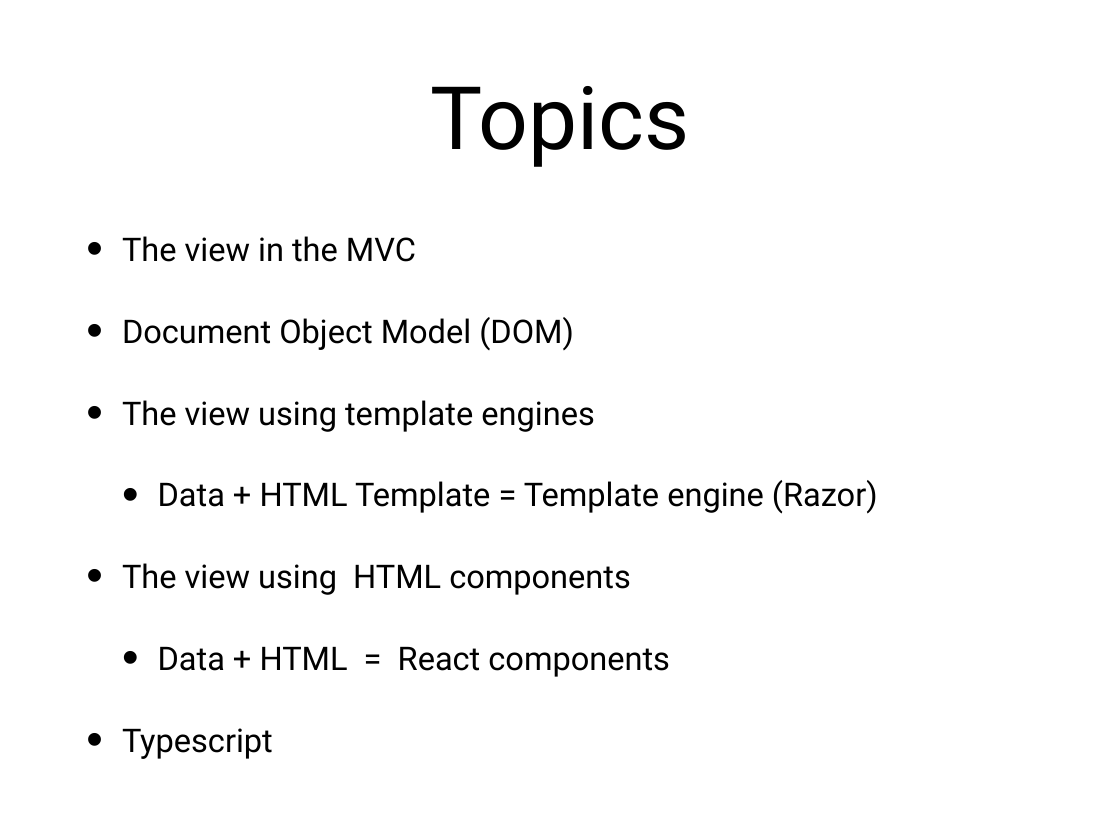
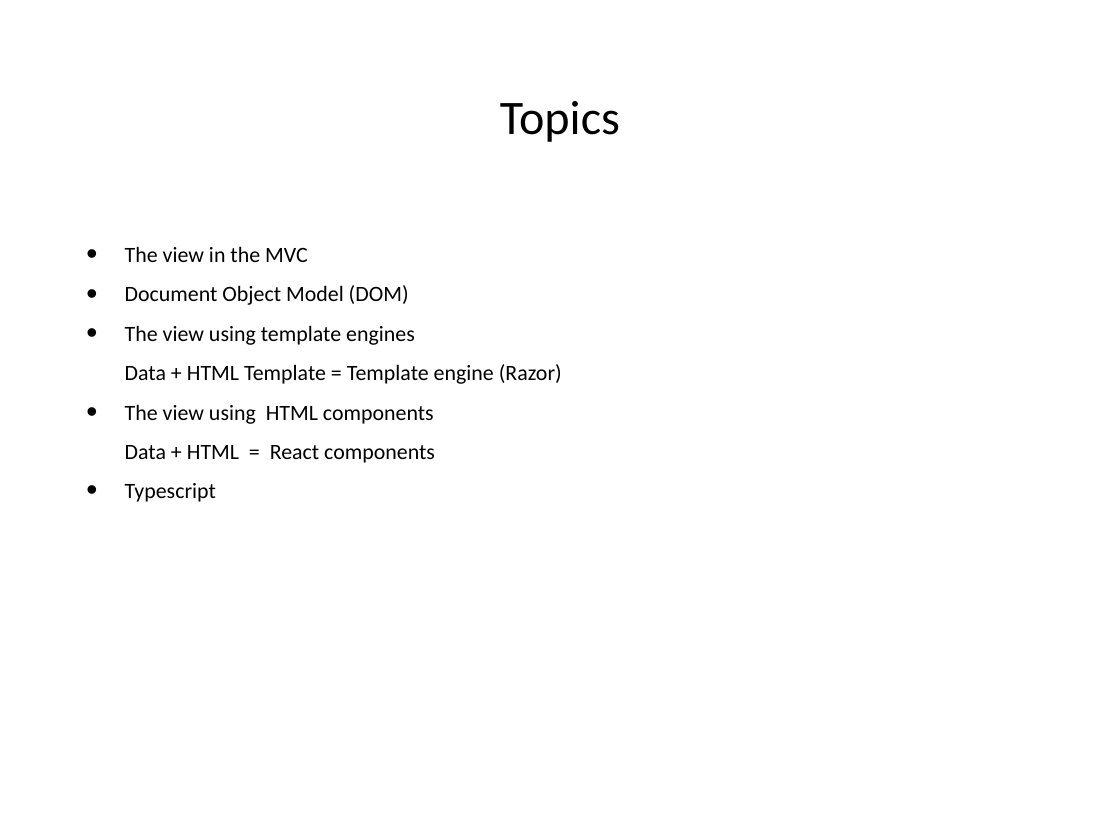
Before and after one commit to hogeschool/Development-5, a slide deck: slide 2 of Lectures/Lecture5/lesson5.pptx. Drawn at 1120x840 pixels with LibreOffice and Linux fonts; fonts in the diff are those of the drawing. Boxes give left, top, right and bottom in pixels: in the first picture for what was removed or moved away, otherwise in the second. Text is boxed around its words. In the diff, an @@ line names an element or a change of style, - is before the commit and + after.

```diff
--- a/Lectures/Lecture5/lesson5.pptx
+++ b/Lectures/Lecture5/lesson5.pptx
@@ title "Topics" at box(500, 101, 620, 142): size 80 to 44 pt, font Roboto to Calibri @@
@@ text "The view in the MVC" at box(125, 246, 562, 502): size 29.8 to 20 pt, font Roboto to Calibri; indent changed; line spacing 1 to 1.5; less space between paragraphs; bullet • to none; vertical alignment middle to top @@
```
Also in this commit, not shown: 8 other slides changed, 6 slides added, 1 slide removed.
